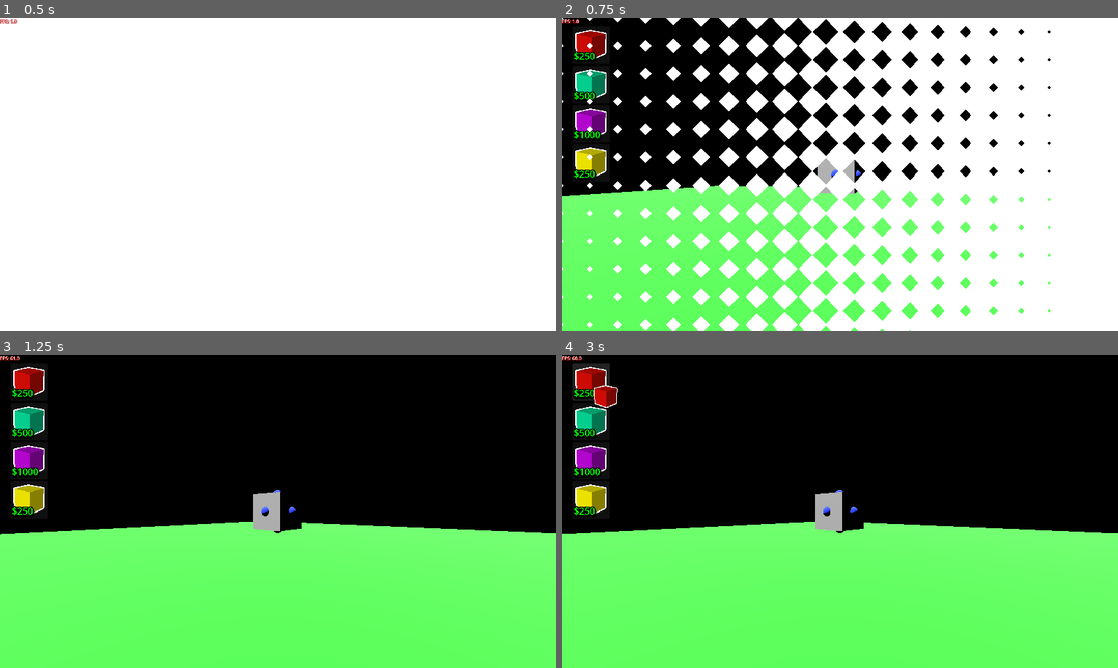
Above: before the commit, frames 1-4 (two rows, left to right).
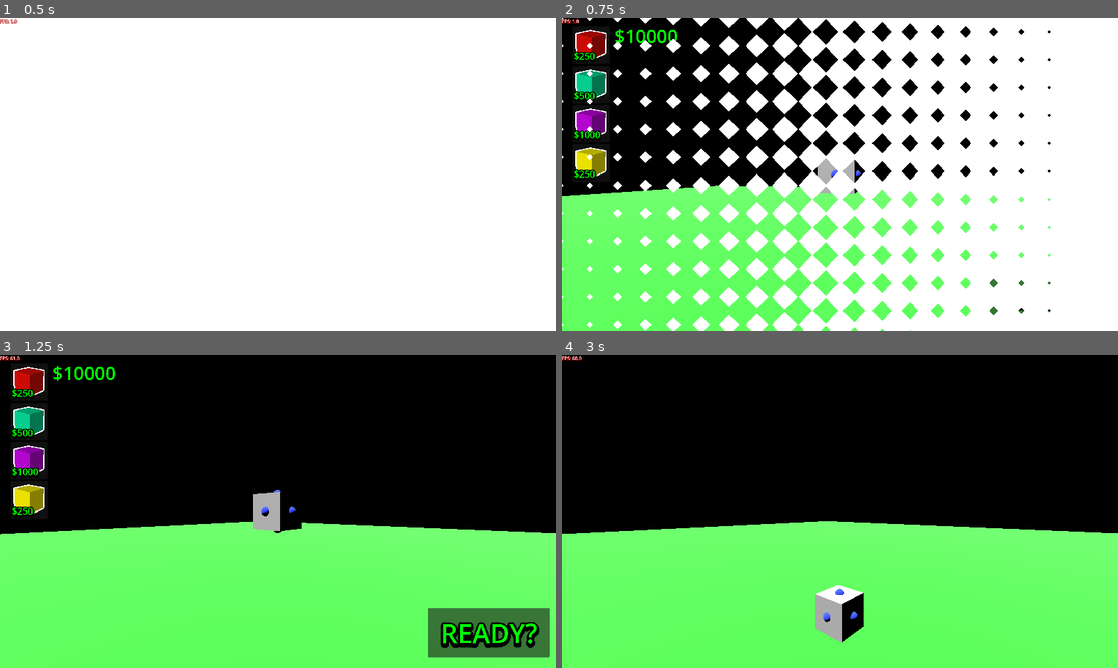
Above: after the commit, the same moments.

Repository: SuperGoon97/CAPJam2025
Game: Godot game, scene res://Scenes/Core/GameCore/game_core.tscn
The game is run twice, just before and just after one commit, with the same random seed, the same clock (stepped at 60 frames per second) and the same inputs. The engine's default icon, where the game draws it, is replaced by a stand-in: a white triangle on a blue panel in a dark square.
Inputs (mouse positions are in pixels of both pictures, inside the frame that each line leads up to):
- Up to frame 1 (0.5 s): no input
- Up to frame 2 (0.75 s): move the mouse to (962, 158) at 0.52 s; hold Right (Right) from 0.53 s (still down); click (962, 158) at 0.67 s
- Up to frame 3 (1.25 s): keep holding Right (Right)
- Up to frame 4 (3 s): release Right (Right) at 1.25 s; click (1051, 633) at 1.25 s, where only the run after the commit has a clickable "READY?"; move the mouse to (728, 527) at 2.02 s; hold Down (Down) 2.03-2.75 s; click (589, 383) at 2.75 s, where only the run before the commit has a clickable "$250"

Frame 1 is identical in both runs. In frame 2, 0.3% of the frame differs, in the area x 9-88%, y 3-95%; in frame 3, 3.7%; in frame 4, 4.2%, in the area x 1-55%, y 2-92%.

Commit message:
go button and shop hides when game starts

Diff:
--- a/template/Scenes/UI/Game/shop_control.tscn
+++ b/template/Scenes/UI/Game/shop_control.tscn
@@ -1,10 +1,13 @@
-[gd_scene load_steps=6 format=3 uid="uid://b65ptox7c8pai"]
+[gd_scene load_steps=9 format=3 uid="uid://b65ptox7c8pai"]
 
 [ext_resource type="PackedScene" uid="uid://btv1j6rkn1x0x" path="res://Scenes/UI/Game/shop_button.tscn" id="1_7g370"]
+[ext_resource type="Script" uid="uid://be3r6h0jmfdm6" path="res://Scripts/UI/Shop/shop_control.gd" id="1_k1wb0"]
 [ext_resource type="Resource" uid="uid://cx5fvl3gysa2a" path="res://Scripts/Resources/GameResources/ShipResources/rocket_part_block.tres" id="2_3btdd"]
 [ext_resource type="Resource" uid="uid://b2oqjq5cdwcu1" path="res://Scripts/Resources/GameResources/ShipResources/rocket_part_thruster.tres" id="3_ur22g"]
 [ext_resource type="Resource" uid="uid://ovys61sx81ta" path="res://Scripts/Resources/GameResources/ShipResources/rocket_part_fuel.tres" id="4_culsl"]
 [ext_resource type="Resource" uid="uid://h5rcays0b5hs" path="res://Scripts/Resources/GameResources/ShipResources/rocket_part_cone.tres" id="5_k1wb0"]
+[ext_resource type="Script" uid="uid://bavouk4ls6rm" path="res://Scripts/UI/Shop/shop_current_score.gd" id="6_ur22g"]
+[ext_resource type="PackedScene" uid="uid://cdtd5iwd0f8tv" path="res://Scenes/UI/Game/shop_goButton.tscn" id="7_culsl"]
 
 [node name="ShopControl" type="Control"]
 layout_mode = 3
@@ -14,6 +17,7 @@
 grow_horizontal = 2
 grow_vertical = 2
 mouse_filter = 2
+script = ExtResource("1_k1wb0")
 
 [node name="VSplitContainer" type="VBoxContainer" parent="."]
 layout_mode = 1
@@ -61,3 +65,32 @@
 [node name="Button1" parent="VSplitContainer/Button1Holder4" instance=ExtResource("1_7g370")]
 layout_mode = 1
 rocket_resource = ExtResource("5_k1wb0")
+
+[node name="Label" type="Label" parent="."]
+layout_mode = 1
+offset_left = 181.0
+offset_top = -7.0
+offset_right = 443.0
+offset_bottom = 129.0
+theme_override_colors/font_color = Color(0, 1, 0, 1)
+theme_override_colors/font_shadow_color = Color(0, 0, 0, 1)
+theme_override_colors/font_outline_color = Color(0, 0, 0, 1)
+theme_override_constants/shadow_offset_y = 6
+theme_override_constants/outline_size = 13
+theme_override_constants/shadow_outline_size = 13
+theme_override_font_sizes/font_size = 64
+text = "$4000"
+vertical_alignment = 1
+script = ExtResource("6_ur22g")
+
+[node name="ButtonBase" parent="." instance=ExtResource("7_culsl")]
+layout_mode = 1
+anchors_preset = 3
+anchor_left = 1.0
+anchor_top = 1.0
+offset_left = -443.0
+offset_top = -207.0
+offset_right = -22.0
+offset_bottom = -37.0
+grow_horizontal = 0
+grow_vertical = 0
--- /dev/null
+++ b/template/Scenes/UI/Game/shop_goButton.tscn
@@ -0,0 +1,33 @@
+[gd_scene load_steps=2 format=3 uid="uid://cdtd5iwd0f8tv"]
+
+[ext_resource type="Script" uid="uid://cbsyj2u1h7xqe" path="res://Scripts/UI/Shop/shop_go_button.gd" id="1_w48yd"]
+
+[node name="ButtonBase" type="Button"]
+anchors_preset = 15
+anchor_right = 1.0
+anchor_bottom = 1.0
+grow_horizontal = 2
+grow_vertical = 2
+focus_mode = 0
+script = ExtResource("1_w48yd")
+metadata/_custom_type_script = "uid://dgx1cflkdckp7"
+
+[node name="Label" type="Label" parent="."]
+layout_mode = 1
+anchors_preset = 15
+anchor_right = 1.0
+anchor_bottom = 1.0
+grow_horizontal = 2
+grow_vertical = 2
+theme_override_colors/font_color = Color(0, 1, 0, 1)
+theme_override_colors/font_shadow_color = Color(0, 0, 0, 1)
+theme_override_colors/font_outline_color = Color(0, 0, 0, 1)
+theme_override_constants/shadow_offset_y = 6
+theme_override_constants/outline_size = 22
+theme_override_constants/shadow_outline_size = 34
+theme_override_font_sizes/font_size = 92
+text = "READY?"
+horizontal_alignment = 1
+vertical_alignment = 1
+
+[connection signal="pressed" from="." to="." method="_on_pressed"]
--- /dev/null
+++ b/template/Scripts/UI/Shop/shop_control.gd
@@ -0,0 +1,10 @@
+extends Control
+
+
+# Called when the node enters the scene tree for the first time.
+func _ready() -> void:
+	GVar.signal_bus.physics_enabled.connect(_hideShopMenu)
+
+
+func _hideShopMenu() -> void:
+	visible = false
--- /dev/null
+++ b/template/Scripts/UI/Shop/shop_current_score.gd
@@ -0,0 +1,12 @@
+extends Label
+
+@onready var shopScore:int = GVar.build_manager.current_score
+
+# Called when the node enters the scene tree for the first time.
+func _ready() -> void:
+	GVar.signal_bus.score_changed.connect(_changeTextScoreChanged)
+	_changeTextScoreChanged(GVar.build_manager.current_score)
+
+
+func _changeTextScoreChanged(score:int):
+	text = ("$" + str(score))
--- /dev/null
+++ b/template/Scripts/UI/Shop/shop_go_button.gd
@@ -0,0 +1,11 @@
+extends ButtonBase
+
+
+
+func _ready() -> void:
+	pass
+
+
+func _on_pressed() -> void:
+	GVar.signal_bus.physics_enabled.emit()
+	GVar.signal_bus.rocket_launch.emit()
Not shown, added: template/Scripts/UI/Shop/shop_control.gd.uid
Not shown, added: template/Scripts/UI/Shop/shop_current_score.gd.uid
Not shown, added: template/Scripts/UI/Shop/shop_go_button.gd.uid
